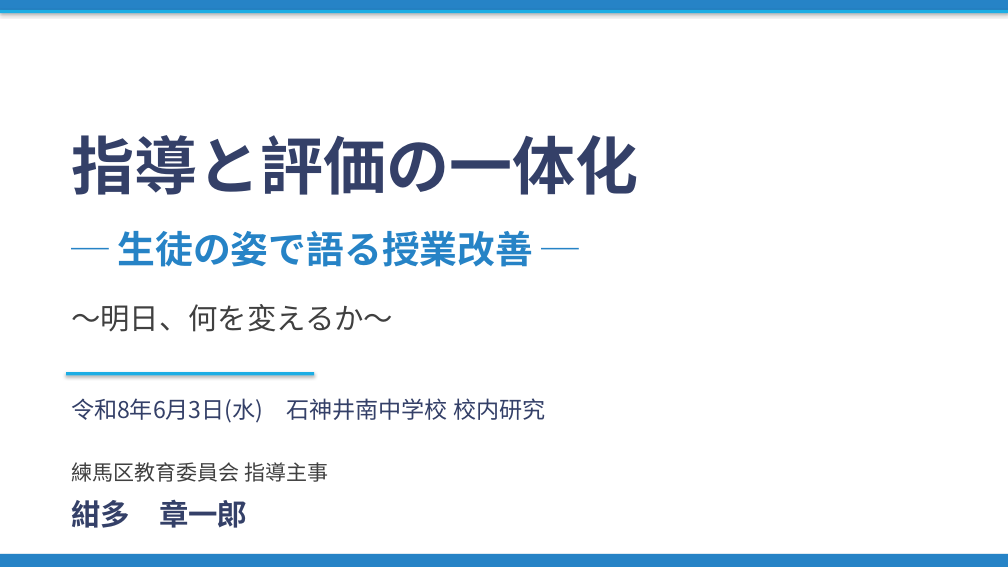
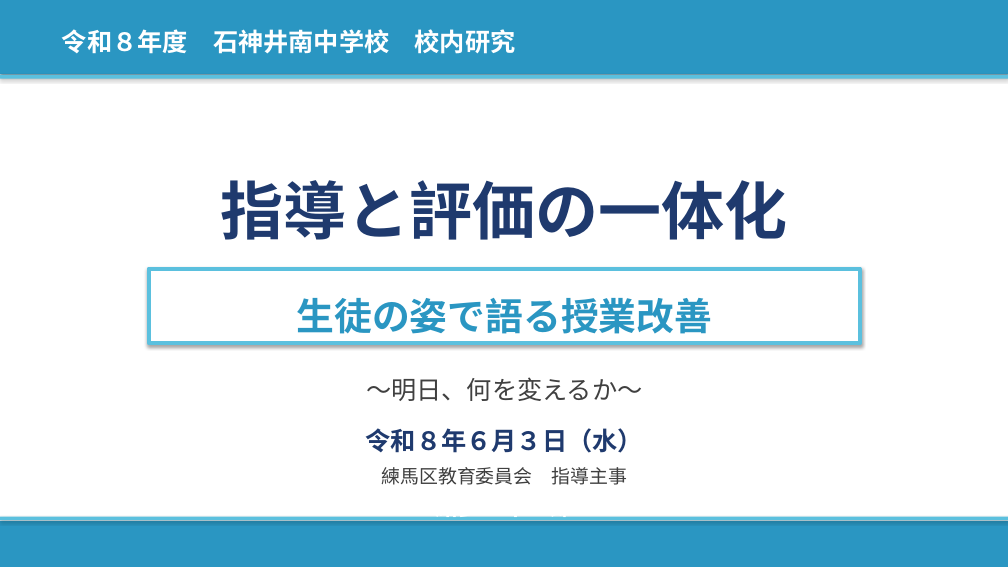
Before and after one commit to contynet730-star/con30, a slide deck: slide 1 of 講義スライド_石神井南中_20260603.pptx. Drawn at 1008x567 pixels with LibreOffice and Linux fonts; fonts in the diff are those of the drawing. Boxes give left, top, right and bottom in pixels: in the first picture for what was removed or moved away, otherwise in the second. Text is boxed around its words. In the diff, an @@ line names an element or a change of style, - is before the commit and + after.

```diff
--- a/講義スライド_石神井南中_20260603.pptx
+++ b/講義スライド_石神井南中_20260603.pptx
@@ rectangle: place and size @@
-rectangle at bbox=[0, 0, 1008, 10]
+rectangle at bbox=[0, 0, 1008, 74]
@@ rectangle at bbox=[0, 0, 1008, 74]: fill #2683C6 to #2A96C2 @@
@@ text added at bbox=[62, 29, 516, 54], 24 pt, text #FFFFFF, bold @@
+令和８年度 石神井南中学校 校内研究
@@ rectangle added at bbox=[0, 76, 1008, 79], fill #5BC0DE @@
@@ text "指導と評価の一体化": place and size @@
-text "指導と評価の一体化" at bbox=[71, 135, 638, 195]
+text "指導と評価の一体化" at bbox=[221, 180, 788, 240]
@@ text "指導と評価の一体化" at bbox=[221, 180, 788, 240]: text colour #344068 to #1F3A6E; alignment left to centre; line spacing 1 to 1.3; vertical alignment top to middle @@
@@ rectangle "生徒の姿で語る授業改善": place and size @@
-rectangle "生徒の姿で語る授業改善" at bbox=[117, 231, 533, 267]
+rectangle "生徒の姿で語る授業改善" at bbox=[149, 268, 861, 343]
@@ rectangle "生徒の姿で語る授業改善" at bbox=[149, 268, 861, 343]: vertical alignment top to middle; fill none to #FFFFFF; outline none to #5BC0DE 4 pt; shadow on @@
@@ text in rectangle at bbox=[296, 298, 712, 334]: text changed; text colour #2683C6 to #2A96C2 @@
-─ 生徒の姿で語る授業改善 ─
+生徒の姿で語る授業改善
@@ text "〜明日、何を変えるか〜": place and size @@
-text "〜明日、何を変えるか〜" at bbox=[71, 304, 393, 332]
+text "〜明日、何を変えるか〜" at bbox=[366, 377, 642, 401]
@@ text "〜明日、何を変えるか〜" at bbox=[366, 377, 642, 401]: size 28 to 24 pt; alignment left to centre; line spacing 1 to 1.3; vertical alignment top to middle @@
@@ rectangle removed at bbox=[66, 372, 314, 375] @@
@@ text at bbox=[71, 398, 545, 423]: paragraph removed @@
-令和8年6月3日(水) 石神井南中学校 校内研究
@@ text added at bbox=[366, 428, 643, 453], 24 pt, text #1F3A6E, bold @@
+令和８年６月３日（水）
@@ text "練馬区教育委員会 指導主事": place and size @@
-text "練馬区教育委員会 指導主事" at bbox=[71, 398, 545, 528]
+text "練馬区教育委員会 指導主事" at bbox=[381, 467, 628, 485]
@@ text "練馬区教育委員会 指導主事" at bbox=[381, 467, 628, 485]: size 20 to 18 pt; alignment left to centre; vertical alignment top to middle @@
@@ text at bbox=[71, 499, 247, 528]: paragraph removed @@
-紺多 章一郎
@@ rectangle: place and size @@
-rectangle at bbox=[0, 10, 1008, 13]
+rectangle at bbox=[0, 521, 1008, 567]
@@ rectangle at bbox=[0, 521, 1008, 567]: fill #1CADE4 to #2A96C2 @@
@@ rectangle: place and size @@
-rectangle at bbox=[0, 554, 1008, 567]
+rectangle at bbox=[0, 517, 1008, 520]
@@ rectangle at bbox=[0, 517, 1008, 520]: fill #2683C6 to #5BC0DE @@
@@ text added at bbox=[435, 516, 573, 520], 22 pt, text #FFFFFF, bold @@
+紺多 章一郎
```
Also in this commit, not shown: 7 other slides changed, 22 slides added, 22 slides removed, 1 other file.
